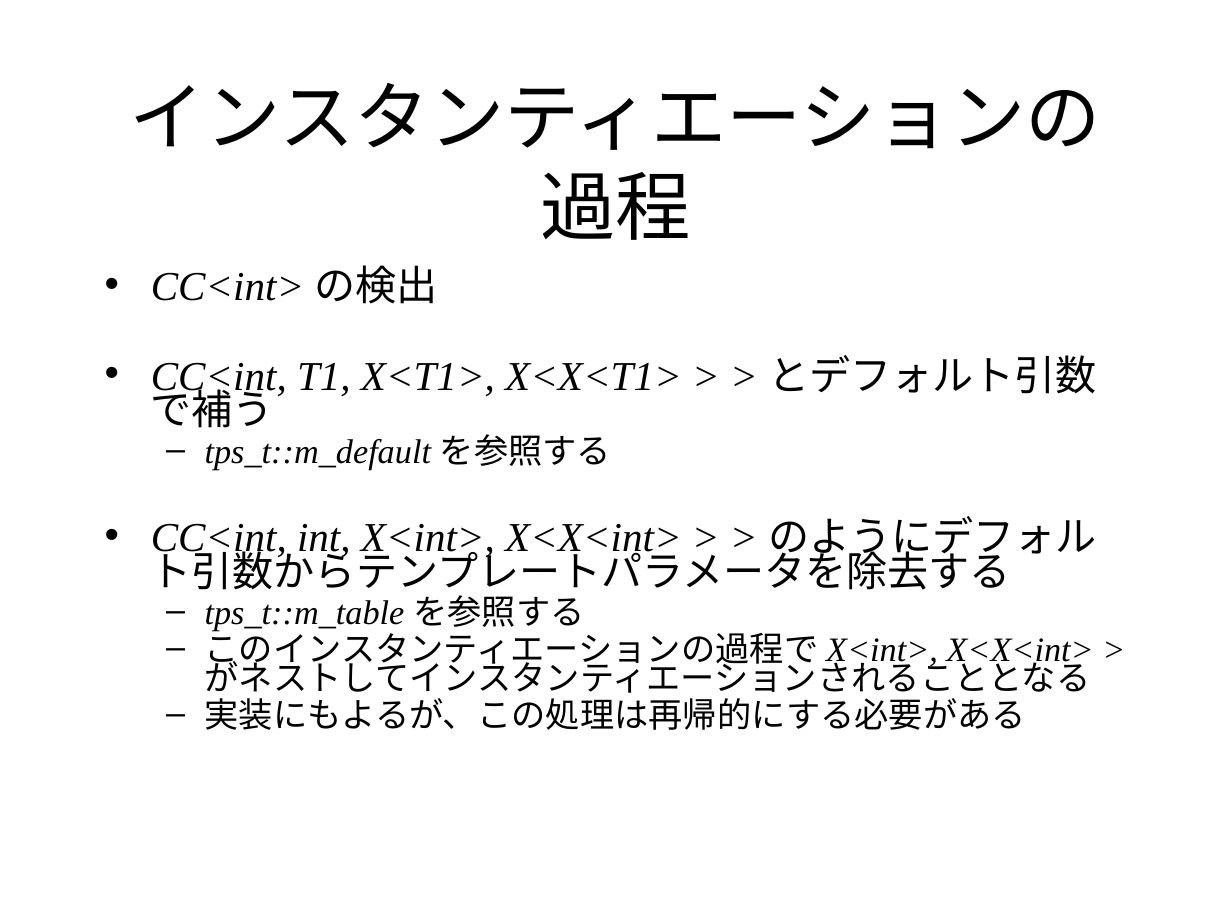
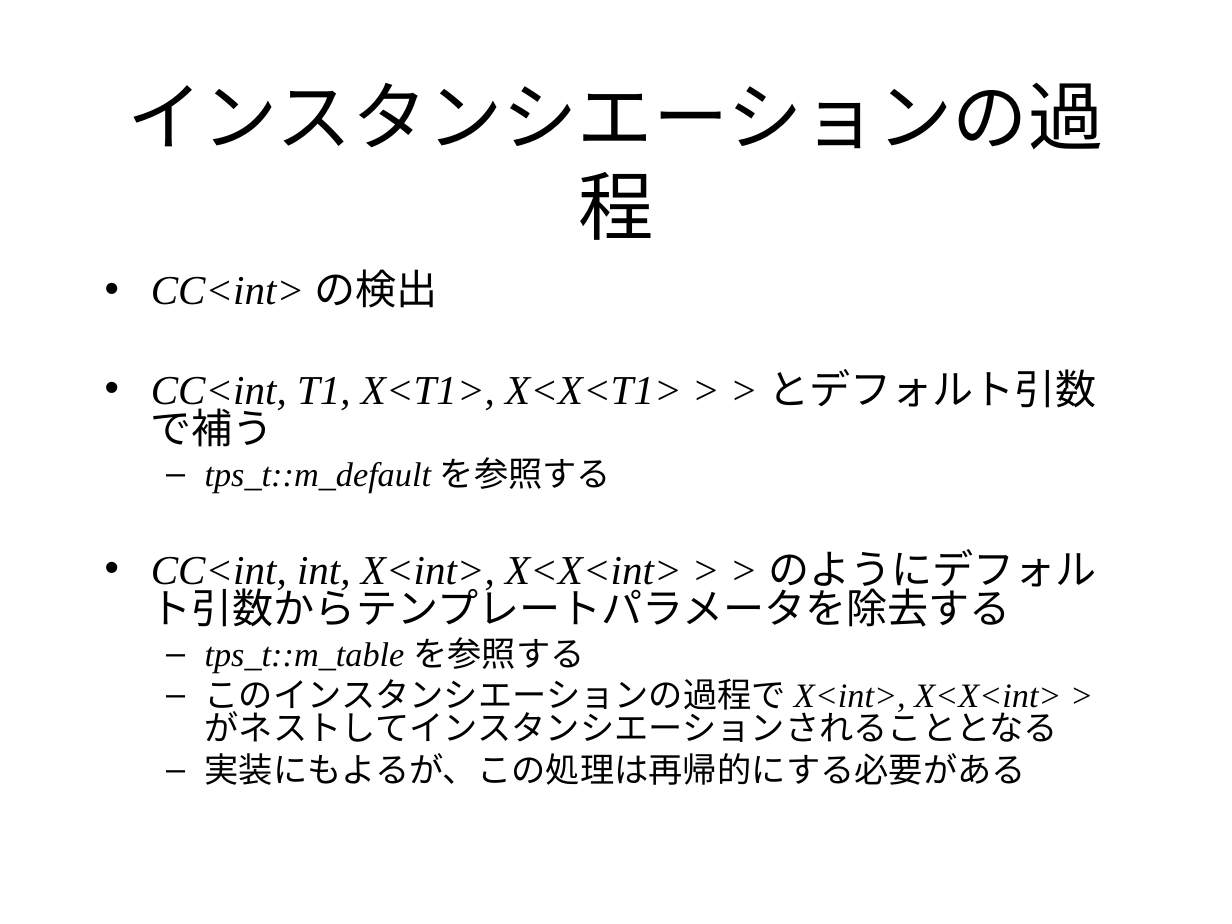
Before and after one commit to KeiHasegawa/cxx_doc, a slide deck: slide 5 of 16_template_default_argument.ppt. Drawn at 1232x924 pixels with LibreOffice and Linux fonts; fonts in the diff are those of the drawing. Boxes give left, top, right and bottom in pixels: in the first picture for what was removed or moved away, otherwise in the second. Text is boxed around its words. In the diff, an @@ line names an element or a change of style, - is before the commit and + after.

```diff
--- a/16_template_default_argument.ppt
+++ b/16_template_default_argument.ppt
@@ title at <box>128,82,1104,240</box>: text changed @@
-インスタンティエーションの過程
+インスタンシエーションの過程
@@ text at <box>151,269,1097,785</box>: line spacing 0.7 to 0.8 @@
@@ text at <box>205,673,1061,742</box>: text changed @@
-  – このインスタンティエーションの過程で X<int>, X<X<int> > がネストしてインスタンティエーションされることとなる
+  – このインスタンシエーションの過程で X<int>, X<X<int> > がネストしてインスタンシエーションされることとなる
```
Also in this commit, not shown: 3 other slides changed, 7 other files.
